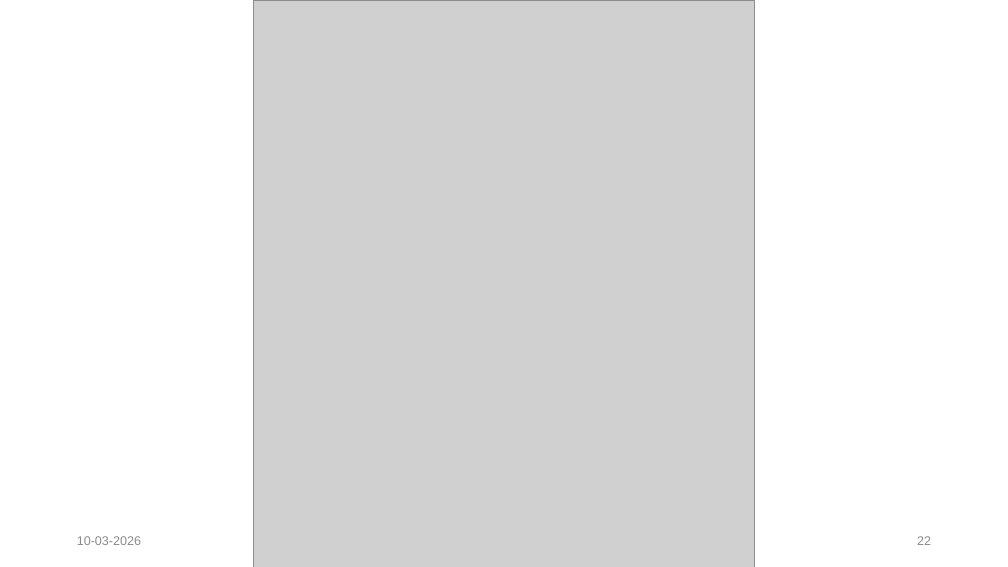
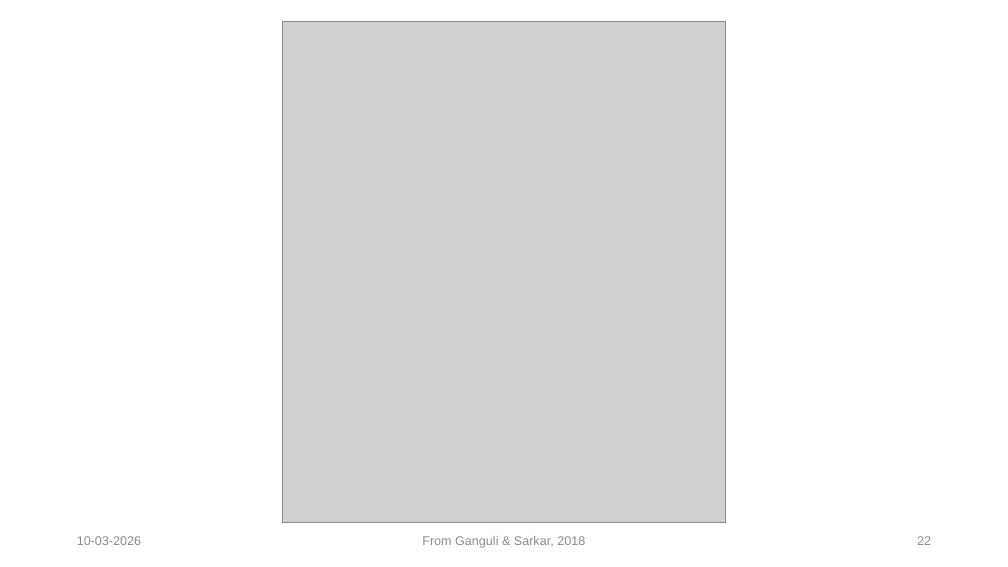
Before and after one commit to lokesh-venkatesh/TIME_Dynamics, a slide deck: slide 22 of resources/Lab Presentation 10th March.pptx. Drawn at 1008x567 pixels with LibreOffice and Linux fonts; fonts in the diff are those of the drawing; grey boxes stand for pictures. Boxes give left, top, right and bottom in pixels: in the first picture for what was removed or moved away, otherwise in the second. Text is boxed around its words. In the diff, an @@ line names an element or a change of style, - is before the commit and + after.

```diff
--- a/resources/Lab Presentation 10th March.pptx
+++ b/resources/Lab Presentation 10th March.pptx
@@ picture: place and size @@
-picture at (253, 0, 755, 567)
+picture at (283, 21, 726, 523)
@@ text added at (422, 536, 585, 548), 12 pt, text #8C8C8C @@
+From Ganguli & Sarkar, 2018
```
Also in this commit, not shown: 3 other slides changed, 1 slide added, 15 other files.
